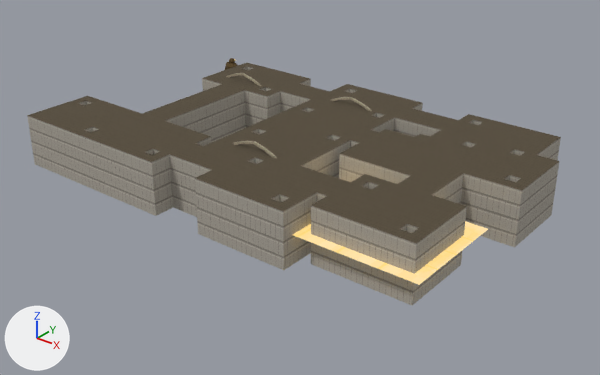
Renders of the glTF model packs/sunken-observatory/level.gltf from each side of a commit.
Rendered twice from a 50 mm camera at (67.4, -71.0, 32.8) aimed at (23.1, -15.6, -1.5). The axes (+X, +Y, +Z) are drawn at lower left. The lights are the same throughout. The picture after the commit comes second. Objects named as collision shapes, trigger or cutter boxes, shadow casters or lower levels of detail are left out. Vertices at exactly the same position are counted once.

Names of what the first picture shows: 'SCENE_GRID' and 1 more.
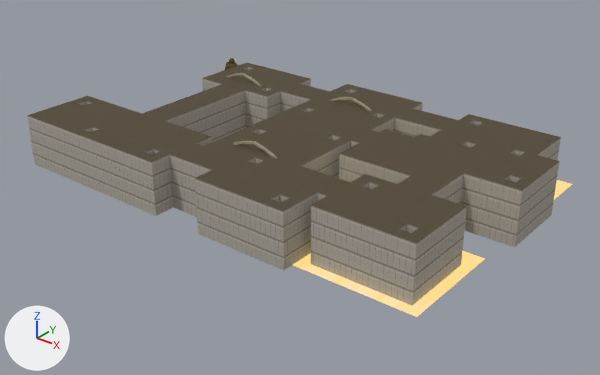
The change in detail:
me_mesh_0 is used by ob_scene_grid; location (0.0, 0.0, 0.0).
me_mesh_0 had 5070 vertices, 7882 faces and spanned x 2.0..45.0, y -30.0..-4.0, z 0.0..5.8.
me_mesh_0 now has 5066 vertices, 7880 faces and spans x 2.0..45.0, y -30.0..-4.0, z 0.0..5.8.
me_mesh_0 part 1: the loose piece of 4 vertices spanning x 30.0..44.0, y -29.0..-19.0, z 2.6 is deleted.
Mesh me_mesh_5_1 is new.
It has 8 vertices, 4 faces and spans x 30.0..44.0, y -29.0..-2.0, z 0.0.
It uses material mat_material_1.
Object 'PROP_WATER' (ob_prop_water) is new; it shows me_mesh_5_1.
Its location is (0.0, 0.0, 0.0).

Location of each change, [x1, y1, x2, y2] in pixels of the pictures (600 x 375 px):
'PROP_WATER', added
    after: [293, 180, 572, 317]
part 1 of me_mesh_0, deleted (beige)
    before: [293, 221, 488, 285]
